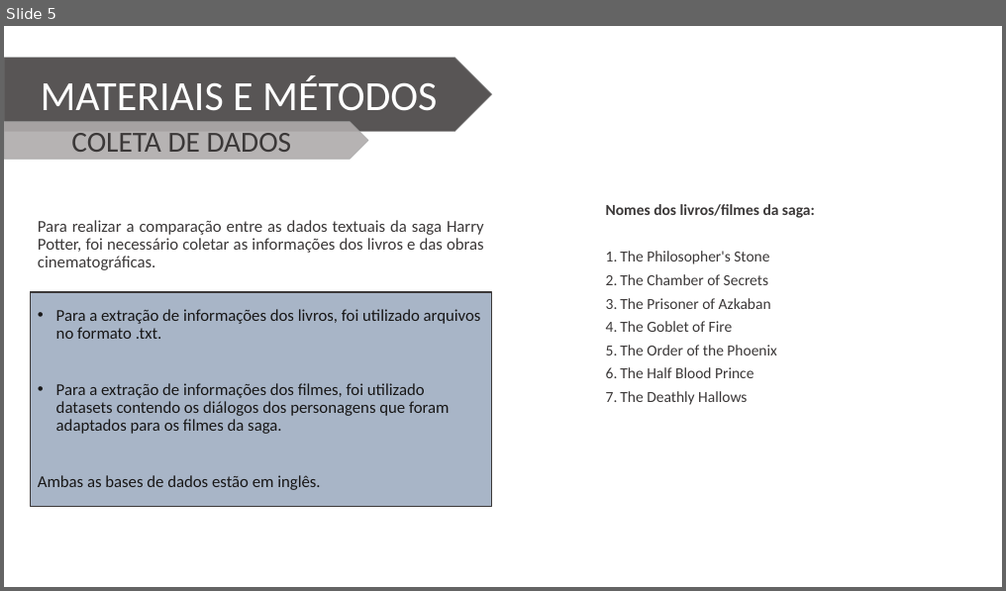
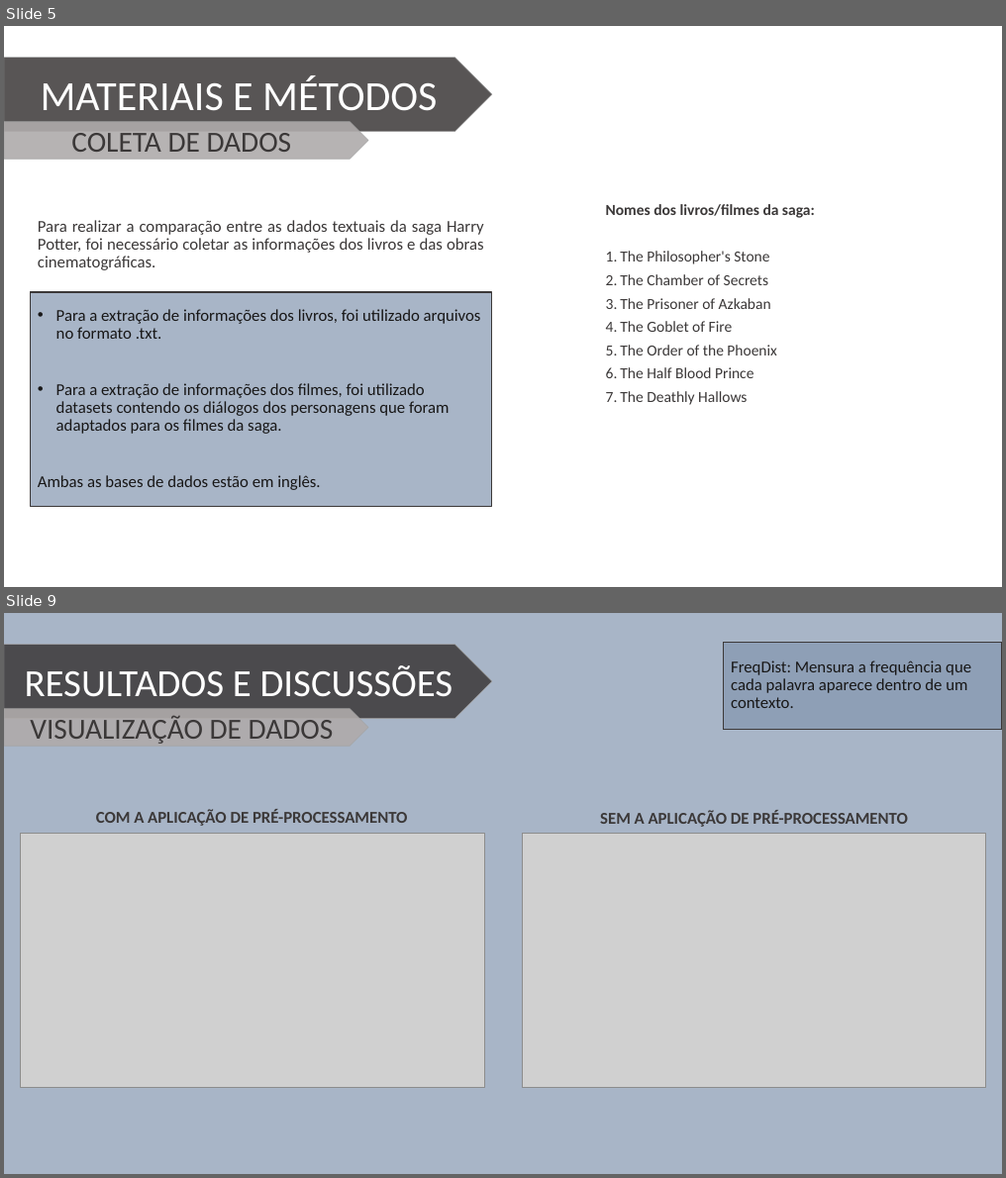
Before and after one commit to Wiryco/Natural-Language-Analysis-And-Processing, a slide deck: Apresentação TCC - Vinícius Andrade Lopes.pptx. Shown one above the other, each under a label of ours: slide 5 before the commit, slides 5 and 9 after it; the slides between them are not shown. The pictures are 1006x591 and 1006x1178 pixels, drawn with LibreOffice and Linux fonts; fonts in the diff are those of the drawing; grey boxes stand for pictures; background and template pictures are left out. Boxes give left, top, right and bottom in pixels: in the first picture for what was removed or moved away, otherwise in the second. Text is boxed around its words. In the diff, an @@ line names an element or a change of style, - is before the commit and + after.

```diff
--- a/Apresentação TCC - Vinícius Andrade Lopes.pptx
+++ b/Apresentação TCC - Vinícius Andrade Lopes.pptx
@@ slide 9 added at <box>4,613,1002,1174</box>, background picture (left out) @@
@@ rectangle added at <box>4,613,1002,1174</box>, fill #8497B0 at 70% opacity @@
@@ rectangle added at <box>724,642,1002,730</box>, fill #8497B0 at 70% opacity, outline #3B3838 1 pt, 16 pt, text #181717 @@
+FreqDist: Mensura a frequência que cada palavra aparece dentro de um contexto.
@@ pentagon arrow added at <box>4,645,492,719</box>, fill #3B3838 at 85% opacity, outline #A5A5A5 0.5 pt, 37 pt, text #FFFFFF @@
+RESULTADOS E DISCUSSÕES
@@ pentagon arrow added at <box>4,709,368,747</box>, fill #AFABAB at 90% opacity, outline #A5A5A5 0.5 pt, 28 pt, text #3B3838 @@
+VISUALIZAÇÃO DE DADOS
@@ text added at <box>96,810,407,826</box>, 16 pt, text #3B3838, bold @@
+COM A APLICAÇÃO DE PRÉ-PROCESSAMENTO
@@ text added at <box>600,810,907,827</box>, 16 pt, text #3B3838, bold @@
+SEM A APLICAÇÃO DE PRÉ-PROCESSAMENTO
@@ picture added at <box>21,833,484,1087</box> @@
@@ picture added at <box>523,833,986,1087</box> @@
```
Also in this commit, not shown: 5 slides changed, 2 other slides added.
